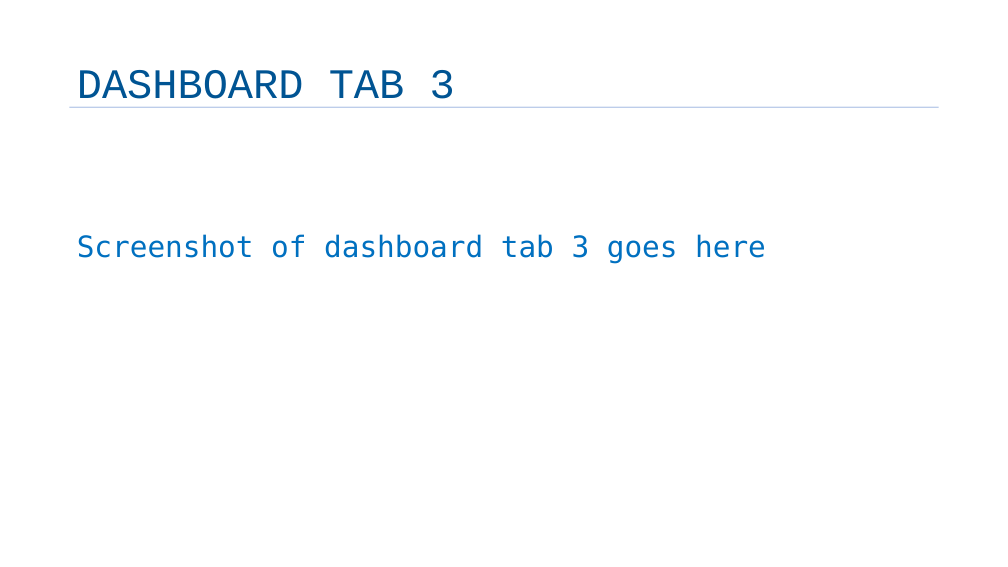
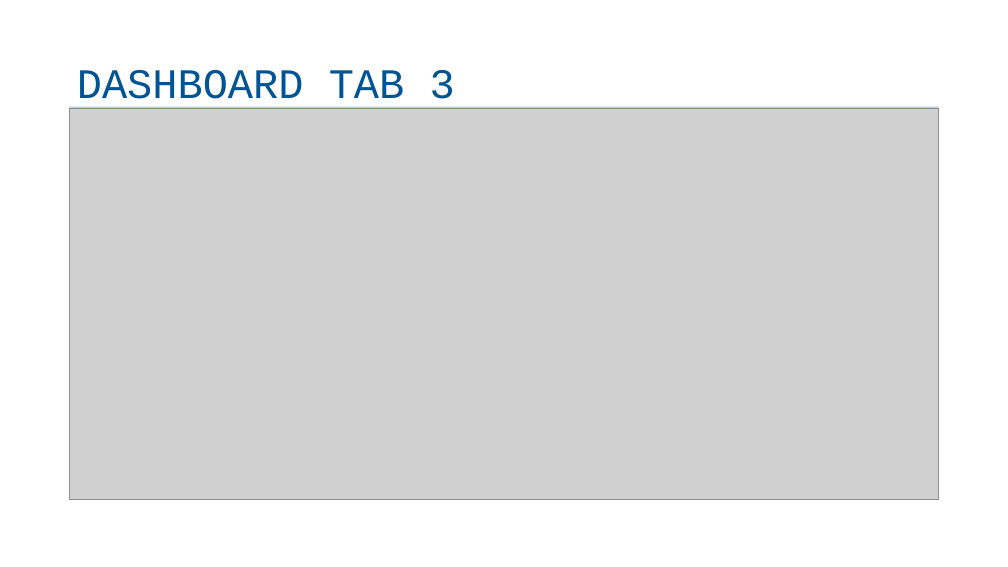
Before and after one commit to aakashpokkanayil/Data_Science_Prep, a slide deck: slide 14 of Components/ML/IBM Data Analyst Capstone Project/Final-capstone-story-template.pptx. Drawn at 1008x567 pixels with LibreOffice and Linux fonts; fonts in the diff are those of the drawing; grey boxes stand for pictures; background and template pictures are left out. Boxes give left, top, right and bottom in pixels: in the first picture for what was removed or moved away, otherwise in the second. Text is boxed around its words. In the diff, an @@ line names an element or a change of style, - is before the commit and + after.

```diff
--- a/Components/ML/IBM Data Analyst Capstone Project/Final-capstone-story-template.pptx
+++ b/Components/ML/IBM Data Analyst Capstone Project/Final-capstone-story-template.pptx
@@ picture added at <box>70,109,939,500</box> @@
@@ text removed at <box>77,234,766,263</box> @@
-Screenshot of dashboard tab 3 goes here
```
Also in this commit, not shown: 9 other slides changed, 3 other files.
